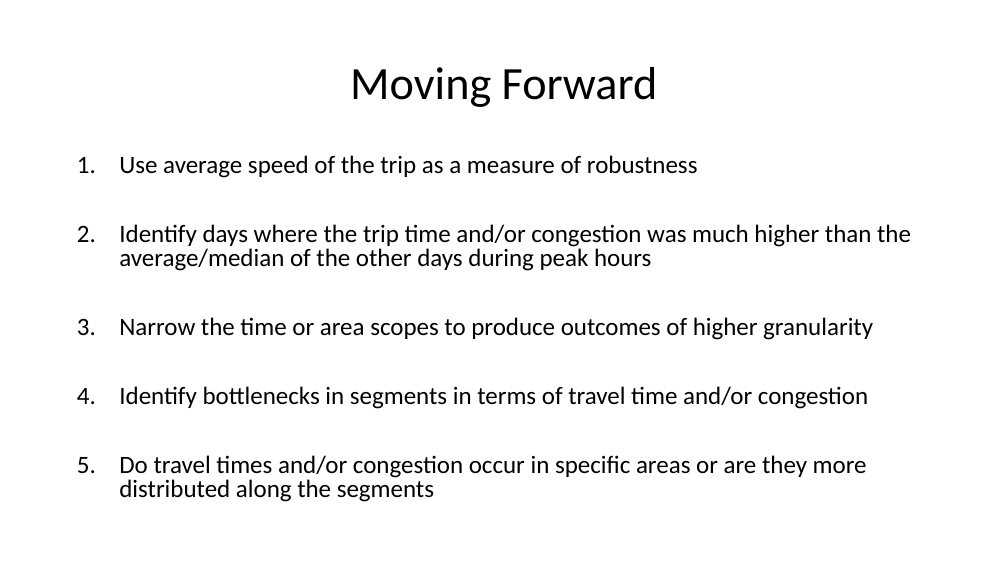
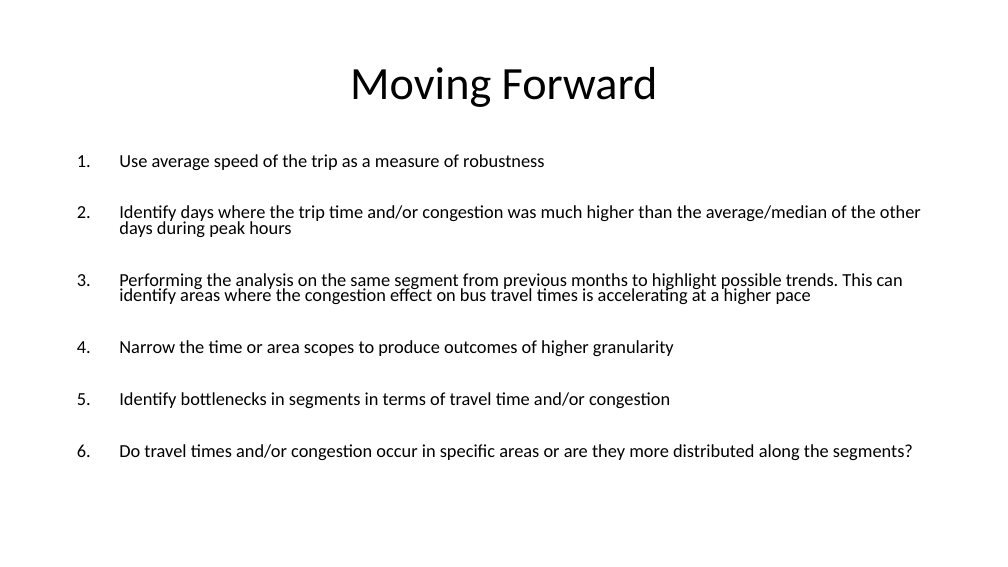
Before and after one commit to imalh2/ETC5543-Lynxx, a slide deck: slide 37 of team-presentation/team_presentation.pptx (slide 36 before the commit). Drawn at 1008x567 pixels with LibreOffice and Linux fonts; fonts in the diff are those of the drawing. Boxes give left, top, right and bottom in pixels: in the first picture for what was removed or moved away, otherwise in the second. Text is boxed around its words. In the diff, an @@ line names an element or a change of style, - is before the commit and + after.

```diff
--- a/team-presentation/team_presentation.pptx
+++ b/team-presentation/team_presentation.pptx
@@ text at [119, 154, 921, 408]: size 23.8 to 17.5 pt in "Use average speed of the trip as ...", "Identify days where the trip time and/or ...", "Narrow the time or area scopes to ...", "Identify bottlenecks in segments in terms of ..."; line spacing 0.8 to 0.7 @@
@@ text at [119, 273, 903, 304]: paragraph added @@
+3. Performing the analysis on the same segment from previous months to highlight possible trends. This can identify areas where the congestion effect on bus travel times is accelerating at a higher pace
@@ text at [119, 444, 913, 460]: text changed; size 23.8 to 17.5 pt @@
-5. Do travel times and/or congestion occur in specific areas or are they more distributed along the segments
+6. Do travel times and/or congestion occur in specific areas or are they more distributed along the segments?
```
Also in this commit, not shown: 12 other slides changed, 1 slide added, 5 other files.
